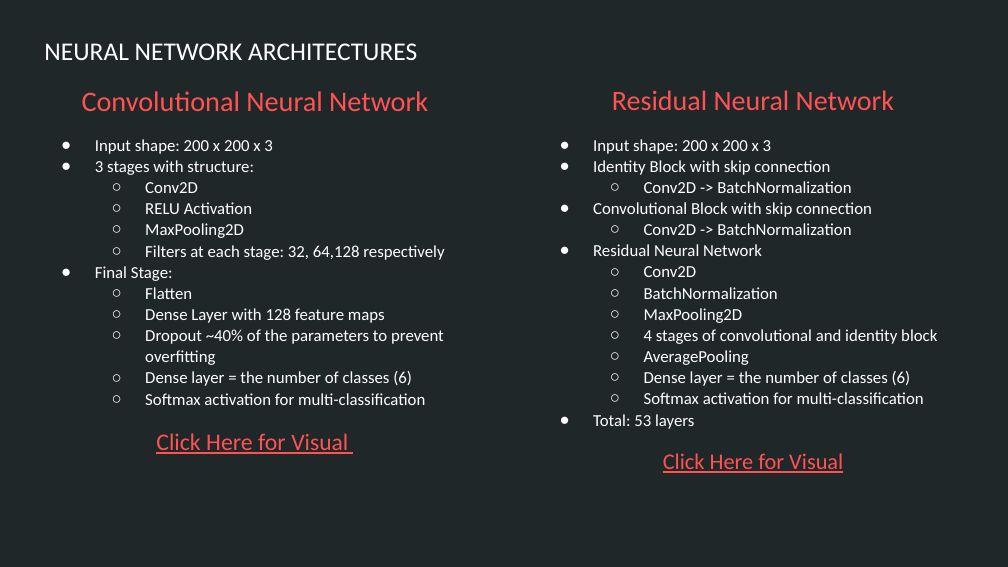
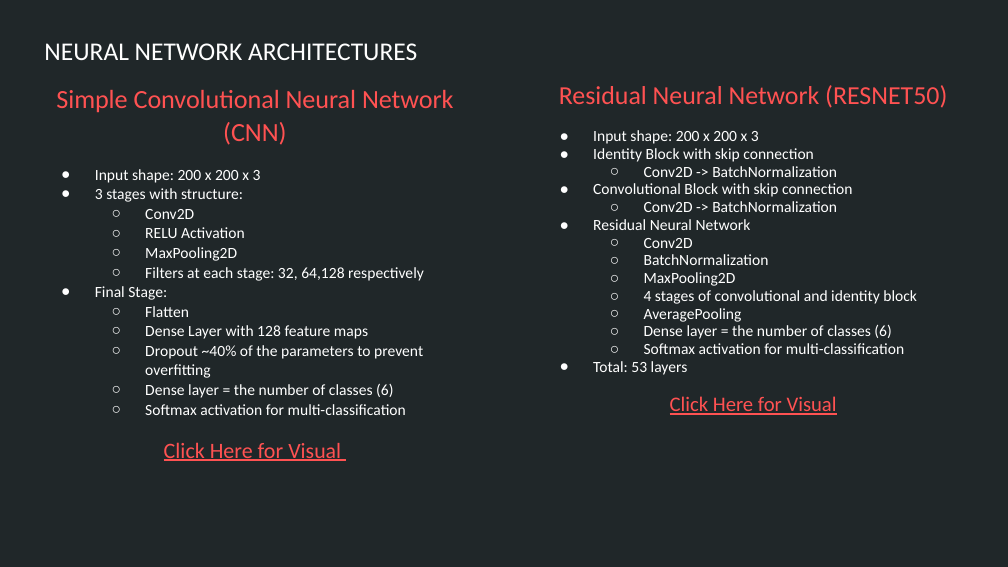
Before and after one commit to justinepicar/Art_Style_Classification, a slide deck: slide 16 of presentation/Art_Classification_ppt.pptx (slide 12 before the commit). Drawn at 1008x567 pixels with LibreOffice and Linux fonts; fonts in the diff are those of the drawing. Boxes give left, top, right and bottom in pixels: in the first picture for what was removed or moved away, otherwise in the second. Text is boxed around its words. In the diff, an @@ line names an element or a change of style, - is before the commit and + after.

```diff
--- a/presentation/Art_Classification_ppt.pptx
+++ b/presentation/Art_Classification_ppt.pptx
@@ text at (x1=56, y1=89, x2=453, y2=145): text changed; size 20.2 to 18.6 pt @@
-Convolutional Neural Network
+Simple Convolutional Neural Network (CNN)
@@ text at (x1=559, y1=85, x2=947, y2=108): text changed; size 20 to 18.5 pt @@
-Residual Neural Network
+Residual Neural Network (RESNET50)
@@ text at (x1=593, y1=130, x2=917, y2=415): size 12 to 11.1 pt in "Input shape: 200 x 200 x 3", "Identity Block with skip connection", "Conv2D -> BatchNormalization", "Convolutional Block with skip connection" and 10 more places; size 16 to 14.8 pt in "Click Here for Visual"; line spacing 1.05 to 0.95 @@
@@ text at (x1=95, y1=169, x2=424, y2=461): size 12 to 11.1 pt in "Input shape: 200 x 200 x 3", "3 stages with structure:", "Conv2D", "RELU Activation" and 8 more places; size 17 to 15.7 pt in "Click Here for"; size 16.8 to 15.6 pt in "Visual" @@
```
Also in this commit, not shown: 8 other slides changed, 5 slides added, 7 other files.
